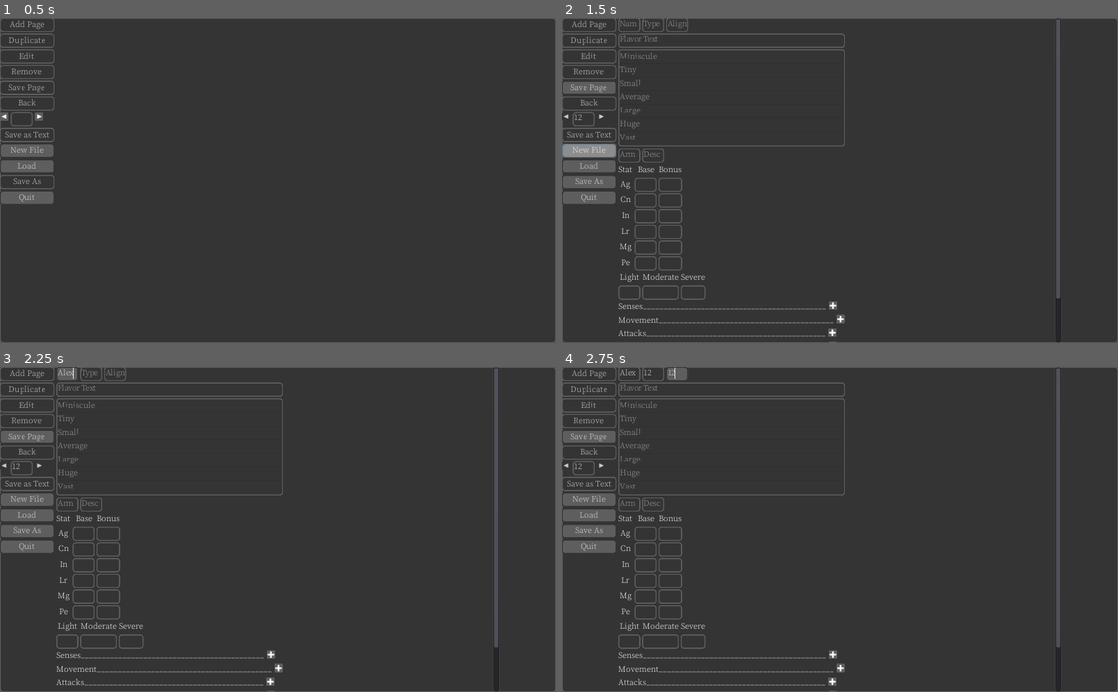
Above: before the commit, frames 1-4 (two rows, left to right).
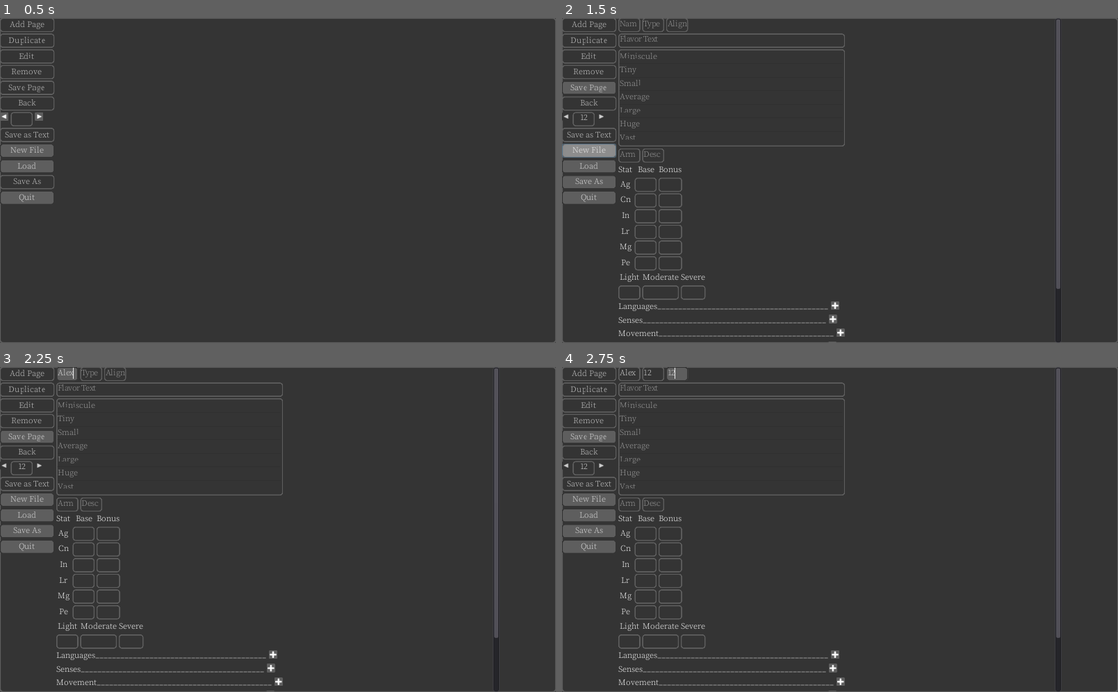
Above: after the commit, the same moments.

Repository: the-alex-g/Bestiary
Game: Godot game, scene res://Document/Document.tscn
Two runs of this game, one before a commit and one after it. Both use one fixed random seed, a clock stepped at 60 frames per second and the inputs below.
Inputs (mouse positions are in pixels of both pictures, inside the frame that each line leads up to):
- Up to frame 1 (0.5 s): no input
- Up to frame 2 (1.5 s): click (584, 118) at 0.52 s; type "12" at 0.6 s; click "New File" at 1.25 s
- Up to frame 3 (2.25 s): click (66, 373) at 2.02 s; type "Alex" at 2.1 s
- Up to frame 4 (2.75 s): click (650, 373) at 2.25 s; type "12" at 2.33 s; click (678, 373) at 2.48 s; type "12" at 2.57 s

Frame 1 is identical in both runs. In frame 2, 0.5% of the frame differs, in the area x 2-90%, y 29-99%; in frame 3, 0.5%; in frame 4, 0.5%.

Commit message:
Add languages field

Diff:
--- a/project/Document/Document.gd
+++ b/project/Document/Document.gd
@@ -117,7 +117,7 @@
 				if section.values().find(value) == 0:
 					readable += "	"
 				readable += value
-				if section.values().find(value) == 0:
+				if section.values().find(value) == 0 and section.size() > 1:
 					readable += ":"
 				readable += " "
 			readable += "\n"
--- a/project/Document/Document.tscn
+++ b/project/Document/Document.tscn
@@ -135,6 +135,7 @@
 margin_left = 20.0
 margin_right = 72.0
 margin_bottom = 25.0
+align = 1
 
 [node name="Right" type="TextureButton" parent="MenuButtons/HBoxContainer"]
 margin_left = 76.0
--- a/project/Page/Page.tscn
+++ b/project/Page/Page.tscn
@@ -15,7 +15,7 @@
 
 [node name="Container" type="VBoxContainer" parent="."]
 margin_right = 185.0
-margin_bottom = 591.0
+margin_bottom = 611.0
 
 [node name="HeaderField" parent="Container" instance=ExtResource( 3 )]
 margin_right = 185.0
@@ -52,53 +52,60 @@
 [node name="FieldContainer" type="VBoxContainer" parent="Container"]
 margin_top = 455.0
 margin_right = 185.0
-margin_bottom = 591.0
+margin_bottom = 611.0
+
+[node name="Languages" parent="Container/FieldContainer" instance=ExtResource( 2 )]
+margin_right = 185.0
+margin_bottom = 16.0
+field_name = "Languages"
+sections = PoolStringArray( "Language" )
 
 [node name="Senses" parent="Container/FieldContainer" instance=ExtResource( 2 )]
+margin_top = 20.0
 margin_right = 185.0
-margin_bottom = 16.0
+margin_bottom = 36.0
 field_name = "Senses"
 sections = PoolStringArray( "Sense", "Range" )
 
 [node name="Movement" parent="Container/FieldContainer" instance=ExtResource( 2 )]
-margin_top = 20.0
+margin_top = 40.0
 margin_right = 185.0
-margin_bottom = 36.0
+margin_bottom = 56.0
 field_name = "Movement"
 sections = PoolStringArray( "Movement", "Speed" )
 
 [node name="Attacks" parent="Container/FieldContainer" instance=ExtResource( 2 )]
-margin_top = 40.0
+margin_top = 60.0
 margin_right = 185.0
-margin_bottom = 56.0
+margin_bottom = 76.0
 field_name = "Attacks"
 sections = PoolStringArray( "Name", "Description" )
 
 [node name="Actions" parent="Container/FieldContainer" instance=ExtResource( 2 )]
-margin_top = 60.0
+margin_top = 80.0
 margin_right = 185.0
-margin_bottom = 76.0
+margin_bottom = 96.0
 field_name = "Actions"
 sections = PoolStringArray( "Name", "Description" )
 
 [node name="Abilities" parent="Container/FieldContainer" instance=ExtResource( 2 )]
-margin_top = 80.0
+margin_top = 100.0
 margin_right = 185.0
-margin_bottom = 96.0
+margin_bottom = 116.0
 field_name = "Abilities"
 sections = PoolStringArray( "Name", "Description" )
 
 [node name="Spells" parent="Container/FieldContainer" instance=ExtResource( 2 )]
-margin_top = 100.0
+margin_top = 120.0
 margin_right = 185.0
-margin_bottom = 116.0
+margin_bottom = 136.0
 field_name = "Spells"
 sections = PoolStringArray( "Spell", "Casting Bonus", "Strength" )
 
 [node name="SpellLikes" parent="Container/FieldContainer" instance=ExtResource( 2 )]
-margin_top = 120.0
+margin_top = 140.0
 margin_right = 185.0
-margin_bottom = 136.0
+margin_bottom = 156.0
 field_name = "Spell-like Abilities"
 sections = PoolStringArray( "Spell", "Strength" )
 
Not shown, changed: project/savefile.dct
